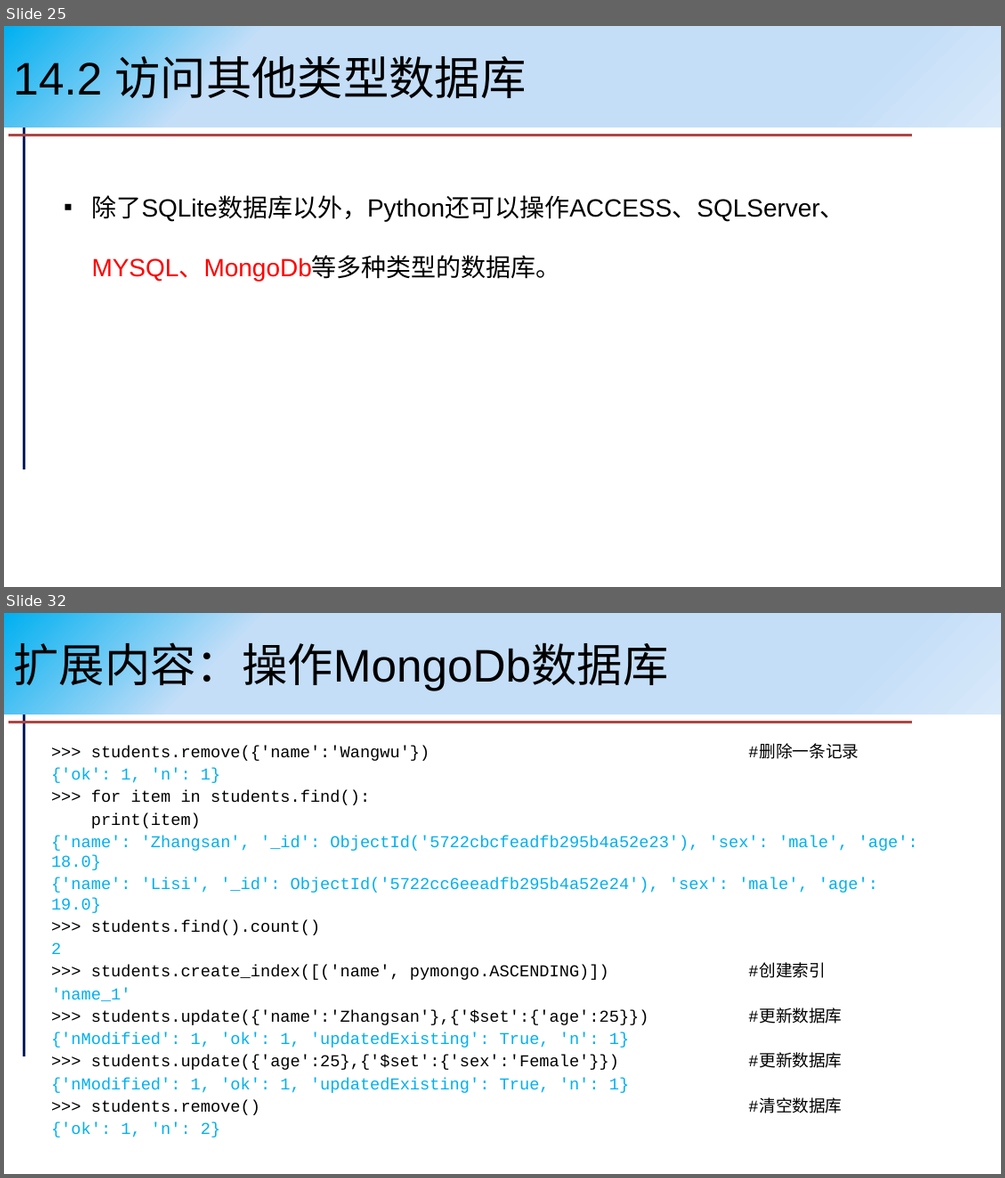
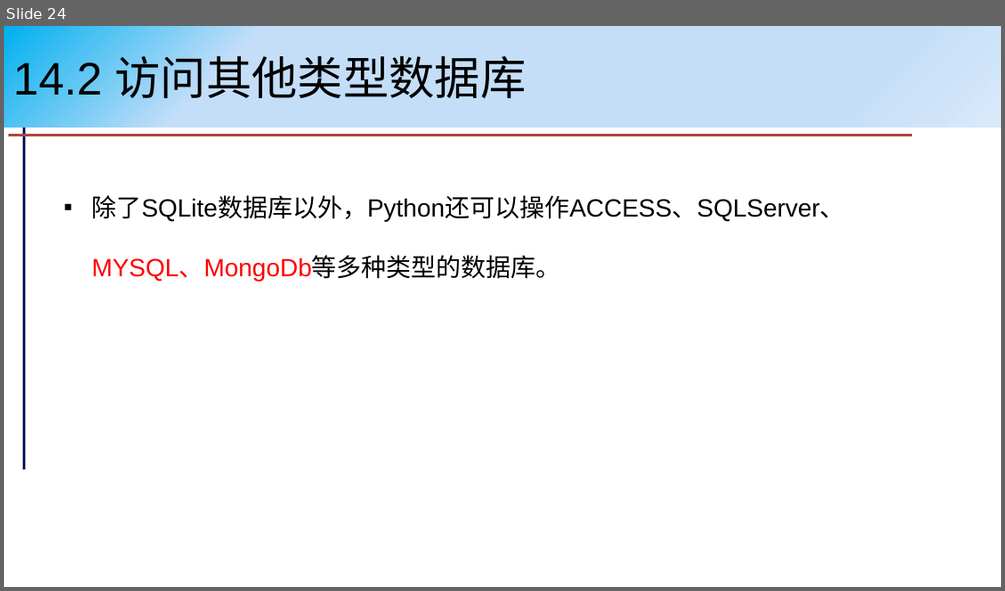
Before and after one commit to pengxj/PythonCourse, a slide deck: slides/第14章 数据库编程.pptx. Shown one above the other, each under a label of ours: slides 25 and 32 before the commit, slide 24 after it; the slides between them are not shown. The pictures are 1005x1178 and 1005x591 pixels, drawn with LibreOffice and Linux fonts; fonts in the diff are those of the drawing. Boxes give left, top, right and bottom in pixels: in the first picture for what was removed or moved away, otherwise in the second. Text is boxed around its words. In the diff, an @@ line names an element or a change of style, - is before the commit and + after.

```diff
--- a/slides/第14章 数据库编程.pptx
+++ b/slides/第14章 数据库编程.pptx
@@ slide 32 removed at (4, 613, 1001, 1174), background #FFFFFF; not listed: 2 template elements that a slide beside it also shows @@
@@ title removed at (4, 613, 1001, 714) @@
-扩展内容：操作MongoDb数据库
@@ text removed at (51, 746, 918, 1115) @@
->>> students.remove({'name':'Wangwu'}) #删除一条记录
-{'ok': 1, 'n': 1}
->>> for item in students.find():
-print(item)
-{'name': 'Zhangsan', '_id': ObjectId('5722cbcfeadfb295b4a52e23'), 'sex': 'male', 'age': 18.0}
-{'name': 'Lisi', '_id': ObjectId('5722cc6eeadfb295b4a52e24'), 'sex': 'male', 'age': 19.0}
->>> students.find().count()
-2
->>> students.create_index([('name', pymongo.ASCENDING)]) #创建索引
-'name_1'
->>> students.update({'name':'Zhangsan'},{'$set':{'age':25}}) #更新数据库
-{'nModified': 1, 'ok': 1, 'updatedExisting': True, 'n': 1}
->>> students.update({'age':25},{'$set':{'sex':'Female'}}) #更新数据库
-{'nModified': 1, 'ok': 1, 'updatedExisting': True, 'n': 1}
->>> students.remove() #清空数据库
-{'ok': 1, 'n': 2}
@@ what was slide 25 is now slide 24 @@
```
Also in this commit, not shown: 6 slides changed, 2 slides added, 9 other slides removed, 1 other file.
